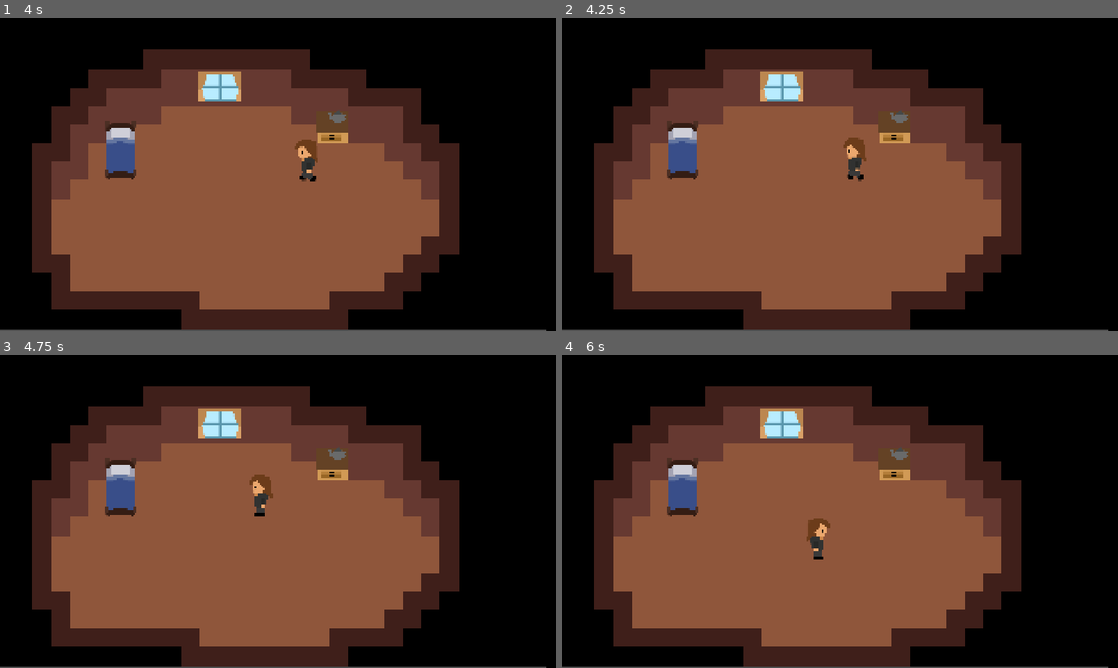
Above: before the commit, frames 1-4 (two rows, left to right).
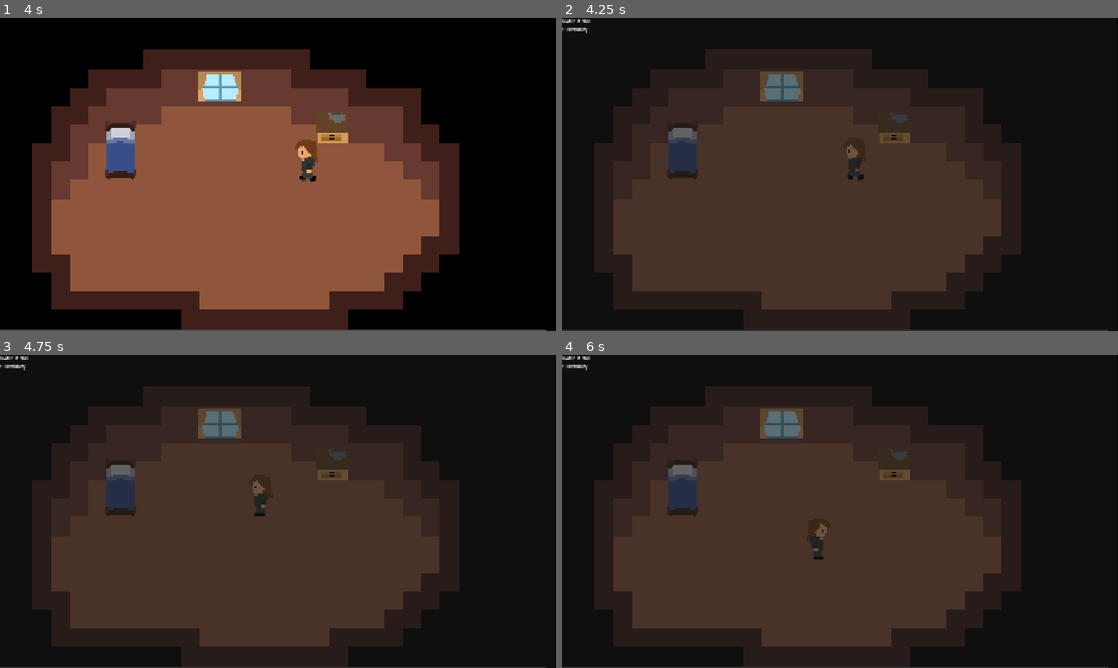
Above: after the commit, the same moments.

Repository: etper/pimpek-rpg-game
Game: Godot game, scene res://main.tscn
The game is run twice, just before and just after one commit, with the same random seed, the same clock (stepped at 60 frames per second) and the same inputs.
Inputs:
- Up to frame 1 (4 s): tap Enter at 0.5 s; hold D (move_right) 0.53-1.28 s; tap Z (interact) at 0.6, 1.35, 2.3, 2.85, 3.6 s; hold S (move_down) 1.28-2.03 s; hold D (move_right) 2.03-2.78 s; hold Shift (sprint) 2.03-2.78 s; hold W (move_up) 2.78-3.53 s; hold A (move_left) from 3.53 s (still down)
- Up to frame 2 (4.25 s): keep holding A (move_left); tap Tab (menu, bound only after the commit) at 4.15 s
- Up to frame 3 (4.75 s): keep holding A (move_left); tap Shift (sprint) at 4.35 s; tap Z (interact) at 4.55 s
- Up to frame 4 (6 s): release A (move_left) at 5.03 s; hold S (move_down) 5.03-5.78 s; tap Z (interact) at 5.1, 5.85 s; hold D (move_right) from 5.78 s (still down)

Frame 1 is identical in both runs. In frame 2, 43% of the frame differs, in the area x 0-99%, y 0-100%; in frame 3, 43%; in frame 4, 43%.

Commit message:
tab menu

Diff:
--- a/main.tscn
+++ b/main.tscn
@@ -14,6 +14,7 @@
 [ext_resource type="Texture2D" uid="uid://dgc05q2fx6ilg" path="res://sprites/teapot.png" id="12_dg77c"]
 [ext_resource type="Script" uid="uid://dkkddgxrcrifg" path="res://scripts/events/dialogue_choice.gd" id="12_w48qg"]
 [ext_resource type="Script" uid="uid://dat21hmcobdej" path="res://scripts/events/choice_event.gd" id="13_vivmo"]
+[ext_resource type="PackedScene" uid="uid://cp4unsyp7l3t0" path="res://scenes/game_menu.tscn" id="15_vivmo"]
 
 [sub_resource type="TileSetAtlasSource" id="TileSetAtlasSource_5vw27"]
 texture = ExtResource("1_5vw27")
@@ -233,5 +234,7 @@
 scale = Vector2(0.546875, 0.546875)
 texture = ExtResource("12_dg77c")
 
+[node name="GameMenu" parent="." unique_id=1573289332 instance=ExtResource("15_vivmo")]
+
 [editable path="Bed"]
 [editable path="Kitchen Countertop"]
--- a/project.godot
+++ b/project.godot
@@ -59,6 +59,11 @@
 "events": [Object(InputEventKey,"resource_local_to_scene":false,"resource_name":"","device":-1,"window_id":0,"alt_press …(195 unchanged characters)…
 ]
 }
+menu={
+"deadzone": 0.2,
+"events": [null, Object(InputEventKey,"resource_local_to_scene":false,"resource_name":"","device":-1,"window_id":0,"alt_pressed":false,"shift_pressed":false,"ctrl_pressed":false,"meta_pressed":false,"pressed":false,"keycode":0,"physical_keycode":4194306,"key_label":0,"unicode":0,"location":0,"echo":false,"script":null)
+]
+}
 
 [physics]
 
--- /dev/null
+++ b/scenes/game_menu.gd
@@ -0,0 +1,62 @@
+extends CanvasLayer
+
+@onready var labels = [
+	$Panel/MarginContainer/VBoxContainer/Inventory,
+]
+
+var selected := 0
+var is_open := false
+
+func _ready():
+	hide()
+
+func _unhandled_input(event):
+	if event.is_action_pressed("menu"):
+		toggle()
+
+func toggle():
+	is_open = !is_open
+
+	visible = is_open
+	#get_tree().paused = is_open
+
+	if is_open:
+		selected = 0
+		update_selection()
+
+func _process(_delta):
+	if !is_open:
+		return
+
+	if Input.is_action_just_pressed("move_down"):
+		selected = (selected + 1) % labels.size()
+		update_selection()
+
+	elif Input.is_action_just_pressed("move_up"):
+		selected = (selected - 1 + labels.size()) % labels.size()
+		update_selection()
+
+	elif Input.is_action_just_pressed("interact"):
+		activate()
+
+func update_selection():
+	var names = [
+		"Inventory",
+		"Quests",
+		"Map",
+        "Settings"
+	]
+
+	for i in labels.size():
+		labels[i].text = ("> " if i == selected else "  ") + names[i]
+
+func activate():
+	match selected:
+		0:
+			print("Inventory")
+		1:
+			print("Quests")
+		2:
+			print("Map")
+		3:
+			print("Settings")
--- /dev/null
+++ b/scenes/game_menu.tscn
@@ -0,0 +1,26 @@
+[gd_scene format=3 uid="uid://cp4unsyp7l3t0"]
+
+[ext_resource type="Script" uid="uid://dfbpke6qkc8b3" path="res://scenes/game_menu.gd" id="1_qdaa4"]
+
+[node name="GameMenu" type="CanvasLayer" unique_id=1573289332]
+script = ExtResource("1_qdaa4")
+
+[node name="Panel" type="Panel" parent="." unique_id=1477923939]
+offset_right = 1917.0
+offset_bottom = 1080.0
+
+[node name="MarginContainer" type="MarginContainer" parent="Panel" unique_id=1692875265]
+layout_mode = 0
+offset_right = 40.0
+offset_bottom = 40.0
+
+[node name="VBoxContainer" type="VBoxContainer" parent="Panel/MarginContainer" unique_id=1546400210]
+layout_mode = 2
+
+[node name="Title" type="Label" parent="Panel/MarginContainer/VBoxContainer" unique_id=1876141184]
+layout_mode = 2
+text = "GAME MENU"
+
+[node name="Inventory" type="Label" parent="Panel/MarginContainer/VBoxContainer" unique_id=1004645893]
+layout_mode = 2
+text = "INVENTORY"
--- /dev/null
+++ b/scripts/game_menu.gd
@@ -0,0 +1,21 @@
+extends CanvasLayer
+
+var open := false
+
+func _ready():
+	visible = false
+
+func _input(event):
+	if event.is_action_pressed("menu"):
+		toggle()
+
+func toggle():
+	open = !open
+	visible = open
+
+	get_tree().paused = open
+
+	if open:
+		Input.mouse_mode = Input.MOUSE_MODE_VISIBLE
+	else:
+		Input.mouse_mode = Input.MOUSE_MODE_HIDDEN
--- a/scripts/player.gd
+++ b/scripts/player.gd
@@ -15,6 +15,10 @@
 @export var right_offset := Vector2(24, 0)
 
 func _physics_process(_delta):
+
+	if get_tree().paused:
+		return
+
 	var ui = get_tree().current_scene.get_node("UI")
 
 	# Prevent movement while an event sequence is running
Not shown, added: scenes/game_menu.gd.uid
Not shown, added: scripts/game_menu.gd.uid
